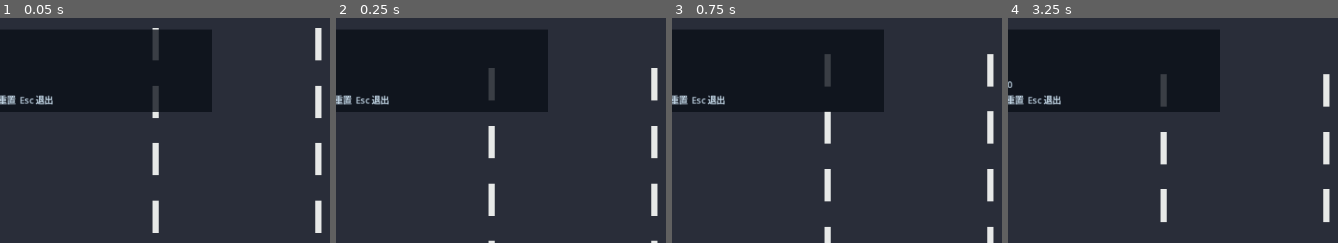
Above: before the commit, frames 1-4 (left to right).
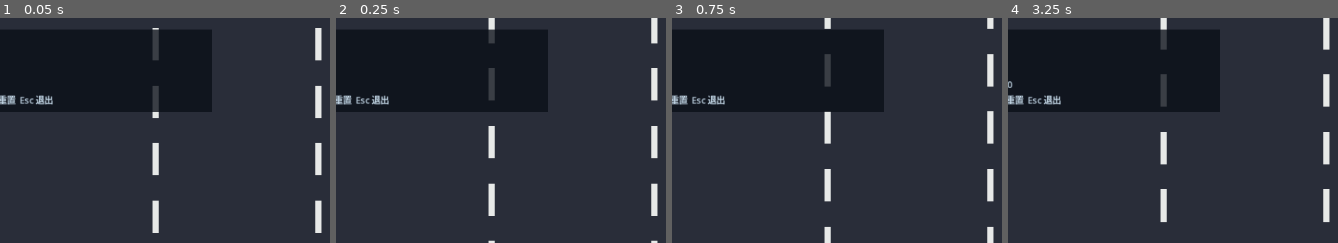
Above: after the commit, the same moments.

Repository: xiejiamincyq/car
Game: Godot game, scene res://scenes/main.tscn
Two runs of this game, one before a commit and one after it. Both use one fixed random seed, a clock stepped at 60 frames per second and the inputs below.
Inputs:
- Up to frame 1 (0.05 s): no input
- Up to frame 2 (0.25 s): no input
- Up to frame 3 (0.75 s): tap Enter at 0.5 s; hold Right (steer_right) from 0.53 s (still down)
- Up to frame 4 (3.25 s): release Right (steer_right) at 1.28 s; hold Down (brake) 1.28-2.03 s; hold Right (steer_right) 2.03-2.78 s; tap R (restart_prototype) at 2.75 s; hold Up (accelerate) from 2.78 s (still down)
The pictures show only the part of the screen within x 24-74%, y 0-50%; the shares and areas given below are measured in that part.

Frame 1 is identical in both runs. In frame 2, 0.5% of the frame differs, in the area x 46-98%, y 0-12%; in frame 3, 0.2%; in frame 4, 0.6%, in the area x 46-98%, y 0-15%.

Commit message:
fix: preserve road marker continuity
Draws the prior road marker above the viewport so the scrolling pattern remains continuous through wrapping.

Diff:
--- a/scripts/main.gd
+++ b/scripts/main.gd
@@ -2,6 +2,7 @@
 
 const GameConfig = preload("res://scripts/game_config.gd")
 const DriveController = preload("res://scripts/drive_controller.gd")
+const ROAD_MARK_REPEAT_DISTANCE: float = 92.0
 
 var drive: DriveController
 var road_scroll: float = 0.0
@@ -36,7 +37,7 @@
 	var brake_input := Input.get_action_strength("brake")
 	var steering_input := Input.get_axis("steer_left", "steer_right")
 	drive.step(delta, accelerate_input, brake_input, steering_input)
-	road_scroll = advance_road_scroll(road_scroll, drive.speed, delta, 92.0)
+	road_scroll = advance_road_scroll(road_scroll, drive.speed, delta, ROAD_MARK_REPEAT_DISTANCE)
 	_update_hud()
 	queue_redraw()
 
@@ -54,10 +55,10 @@
 
 	for lane_index in range(1, GameConfig.ROAD_LANE_COUNT):
 		var lane_x := road_left + GameConfig.ROAD_HALF_WIDTH * 2.0 * lane_index / GameConfig.ROAD_LANE_COUNT
-		var dash_y := road_scroll
+		var dash_y := get_dash_start_y(road_scroll, ROAD_MARK_REPEAT_DISTANCE)
 		while dash_y < viewport_size.y:
 			draw_rect(Rect2(lane_x - 5.0, dash_y, 10.0, 52.0), Color("e7e9e8"))
-			dash_y += 92.0
+			dash_y += ROAD_MARK_REPEAT_DISTANCE
 
 	var car_center := Vector2(center_x + drive.lateral_position, viewport_size.y - 128.0)
 	draw_colored_polygon(PackedVector2Array([
@@ -94,3 +95,6 @@
 
 static func advance_road_scroll(current_offset: float, speed: float, delta: float, repeat_distance: float) -> float:
 	return fmod(current_offset + speed * GameConfig.ROAD_SCROLL_MULTIPLIER * delta, repeat_distance)
+
+static func get_dash_start_y(scroll_offset: float, repeat_distance: float) -> float:
+	return scroll_offset - repeat_distance
--- a/tests/test_road_scroll.gd
+++ b/tests/test_road_scroll.gd
@@ -5,4 +5,10 @@
 func _init() -> void:
 	var next_offset = Main.advance_road_scroll(10.0, 100.0, 1.0, 200.0)
 	assert(is_equal_approx(next_offset, 125.0), "Forward motion must advance road markings down the screen")
+
+	var repeat_distance = Main.ROAD_MARK_REPEAT_DISTANCE
+	var before_wrap_start = Main.get_dash_start_y(repeat_distance - 1.0, repeat_distance)
+	var after_wrap_start = Main.get_dash_start_y(1.0, repeat_distance)
+	assert(is_equal_approx(before_wrap_start + 2.0, after_wrap_start + repeat_distance), "The visible marker must continue through scroll wrap")
+	assert(is_equal_approx(after_wrap_start, 1.0 - repeat_distance), "Drawing must begin with the prior marker above the screen")
 	quit()
